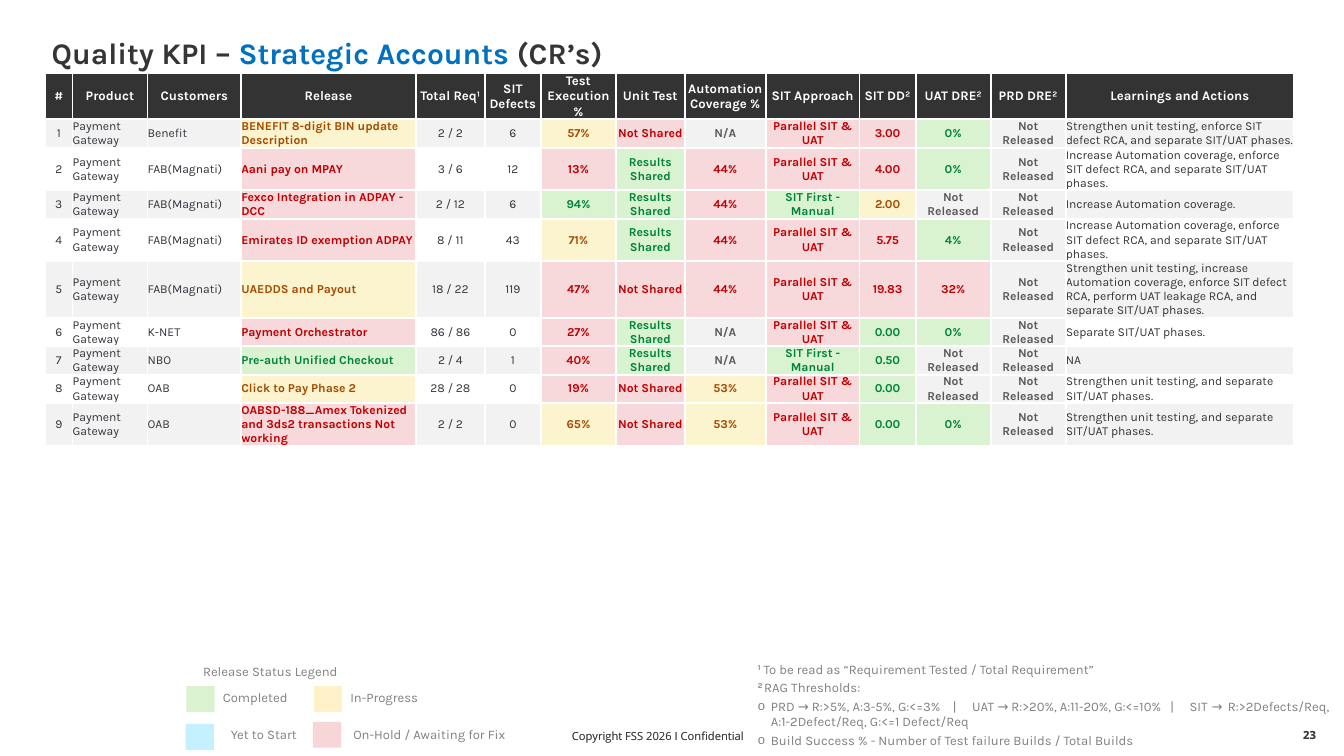
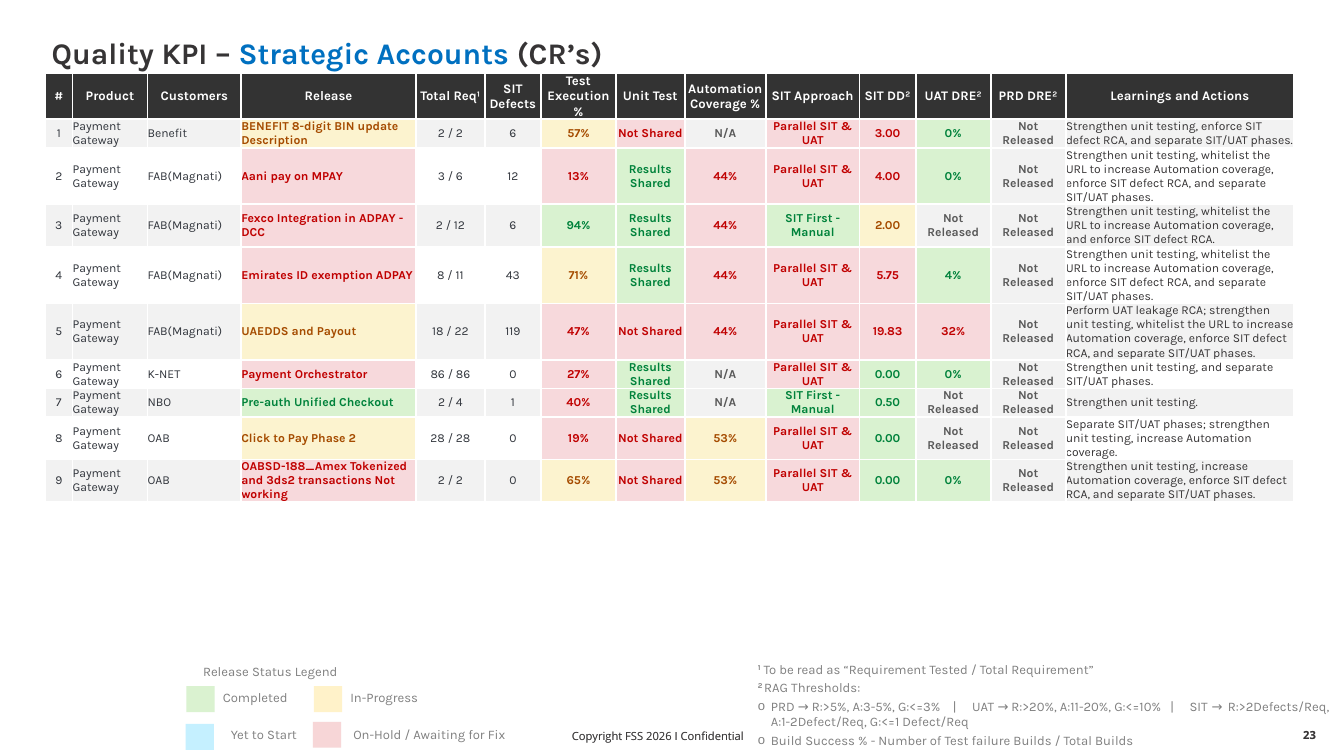
Before and after one commit to karthiksaai1985/KPI, a slide deck: slide 23 of KPI_20Nov2026.pptx. Drawn at 1344x756 pixels with LibreOffice and Linux fonts; fonts in the diff are those of the drawing; background and template pictures are left out. Boxes give left, top, right and bottom in pixels: in the first picture for what was removed or moved away, otherwise in the second. Text is boxed around its words. In the diff, an @@ line names an element or a change of style, - is before the commit and + after.

```diff
--- a/KPI_20Nov2026.pptx
+++ b/KPI_20Nov2026.pptx
@@ table at (x1=45, y1=73, x2=1295, y2=505) @@
-row 3, column 14: Increase Automation coverage, enforce SIT defect RCA, and separate SIT/UAT phases.
+row 3, column 14: Strengthen unit testing, whitelist the URL to increase Automation coverage, enforce SIT defect RCA, and separate SIT/UAT phases.
-row 4, column 14: Increase Automation coverage.
+row 4, column 14: Strengthen unit testing, whitelist the URL to increase Automation coverage, and enforce SIT defect RCA.
-row 5, column 14: Increase Automation coverage, enforce SIT defect RCA, and separate SIT/UAT phases.
+row 5, column 14: Strengthen unit testing, whitelist the URL to increase Automation coverage, enforce SIT defect RCA, and separate SIT/UAT phases.
-row 6, column 14: Strengthen unit testing, increase Automation coverage, enforce SIT defect RCA, perform UAT leakage RCA, and separate SIT/UAT phases.
+row 6, column 14: Perform UAT leakage RCA; strengthen unit testing, whitelist the URL to increase Automation coverage, enforce SIT defect RCA, and separate SIT/UAT phases.
-row 7, column 14: Separate SIT/UAT phases.
+row 7, column 14: Strengthen unit testing, and separate SIT/UAT phases.
-row 8, column 14: NA
+row 8, column 14: Strengthen unit testing.
-row 9, column 14: Strengthen unit testing, and separate SIT/UAT phases.
+row 9, column 14: Separate SIT/UAT phases; strengthen unit testing, increase Automation coverage.
-row 10, column 14: Strengthen unit testing, and separate SIT/UAT phases.
+row 10, column 14: Strengthen unit testing, increase Automation coverage, enforce SIT defect RCA, and separate SIT/UAT phases.
```
Also in this commit, not shown: 7 other slides changed, 1 other file.
